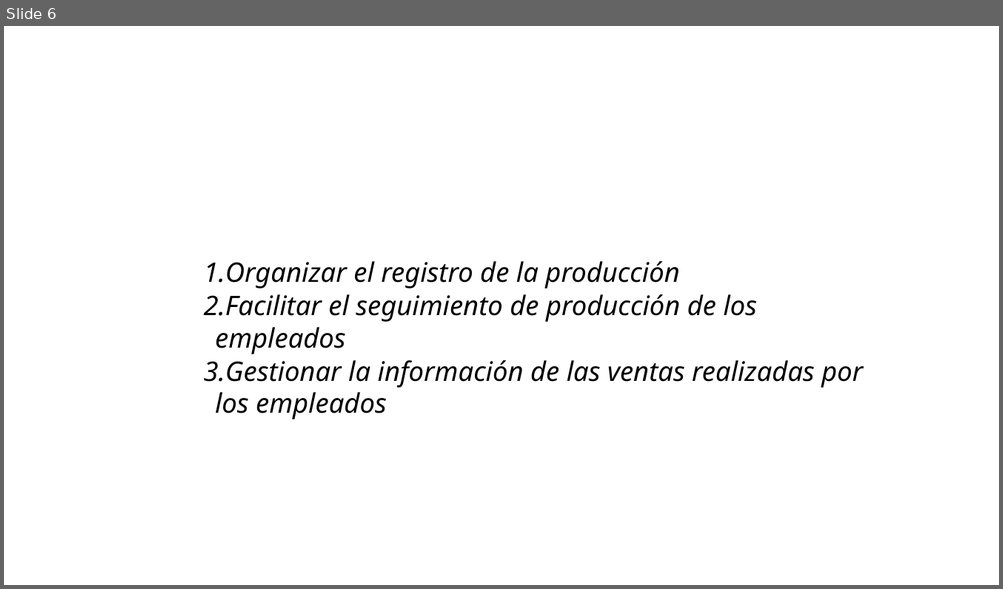
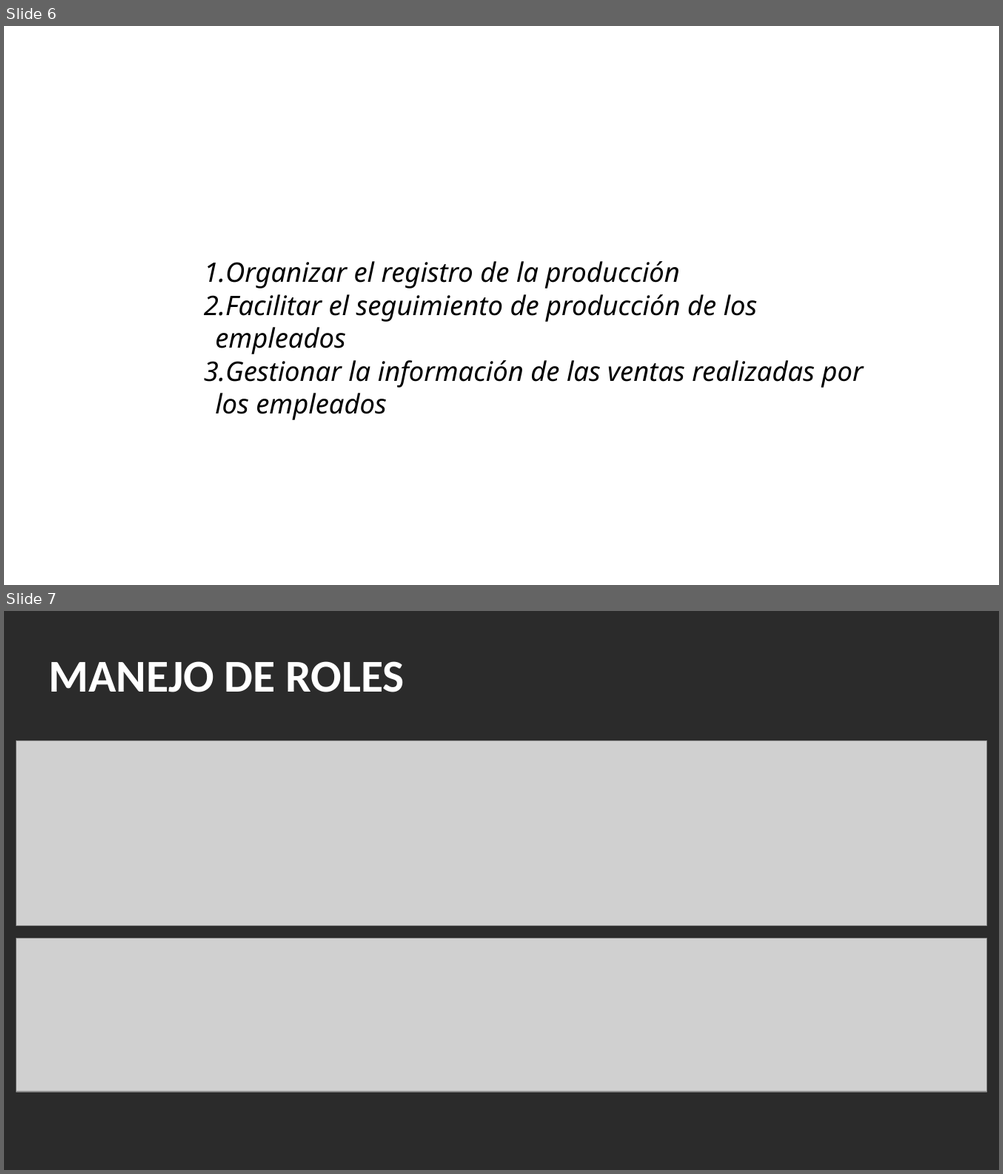
Before and after one commit to Msahk/proyectov1, a slide deck: Documentacion/Plantilla PPoint Sustentación Trimestre 4-PAE.pptx. Shown one above the other, each under a label of ours: slide 6 before the commit, slides 6 and 7 after it. The pictures are 1003x589 and 1003x1174 pixels, drawn with LibreOffice and Linux fonts; fonts in the diff are those of the drawing; grey boxes stand for pictures; background and template pictures are left out; a plain dark background stands for a picture behind light text. Boxes give left, top, right and bottom in pixels: in the first picture for what was removed or moved away, otherwise in the second. Text is boxed around its words. In the diff, an @@ line names an element or a change of style, - is before the commit and + after.

```diff
--- a/Documentacion/Plantilla PPoint Sustentación Trimestre 4-PAE.pptx
+++ b/Documentacion/Plantilla PPoint Sustentación Trimestre 4-PAE.pptx
@@ slide 7 added at (x1=4, y1=611, x2=999, y2=1170), background picture (left out) @@
@@ title added at (x1=48, y1=661, x2=404, y2=692), 44 pt, text #FFFFFF, bold @@
+MANEJO DE ROLES
@@ picture added at (x1=17, y1=741, x2=987, y2=925) @@
@@ picture added at (x1=17, y1=939, x2=987, y2=1092) @@
@@ slide 6 changed as well @@
@@ text "Organizar el registro de la ..." at (x1=204, y1=261, x2=863, y2=420): indent changed; less space between paragraphs @@
```
Also in this commit, not shown: 3 other slides changed, 5 other slides added, 1 slide removed.
